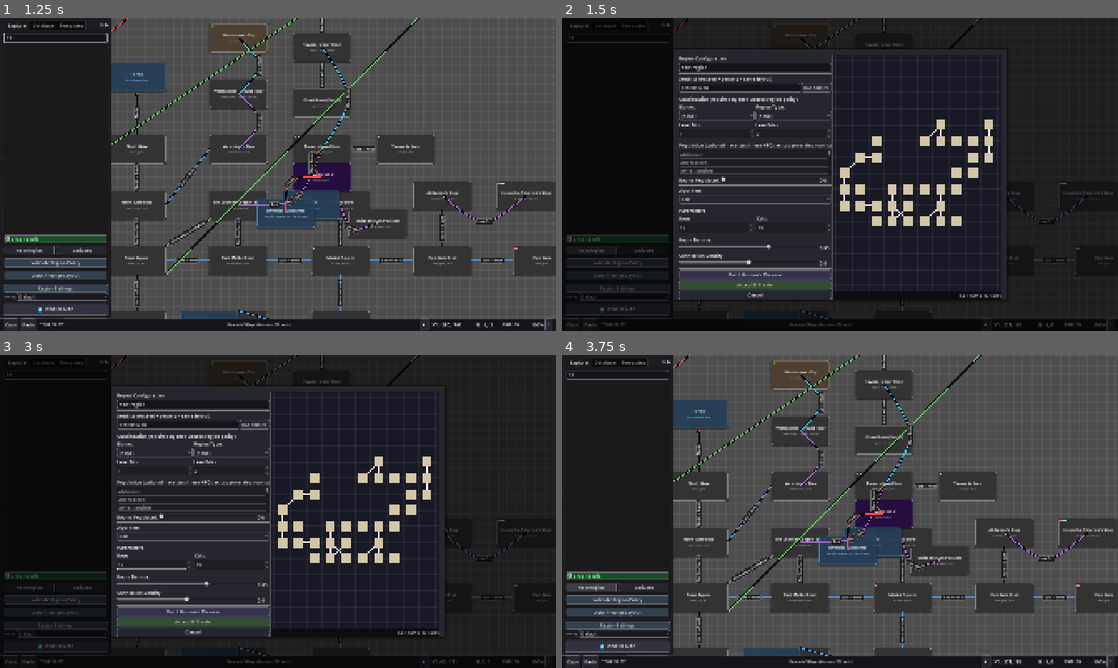
Above: before the commit, frames 1-4 (two rows, left to right).
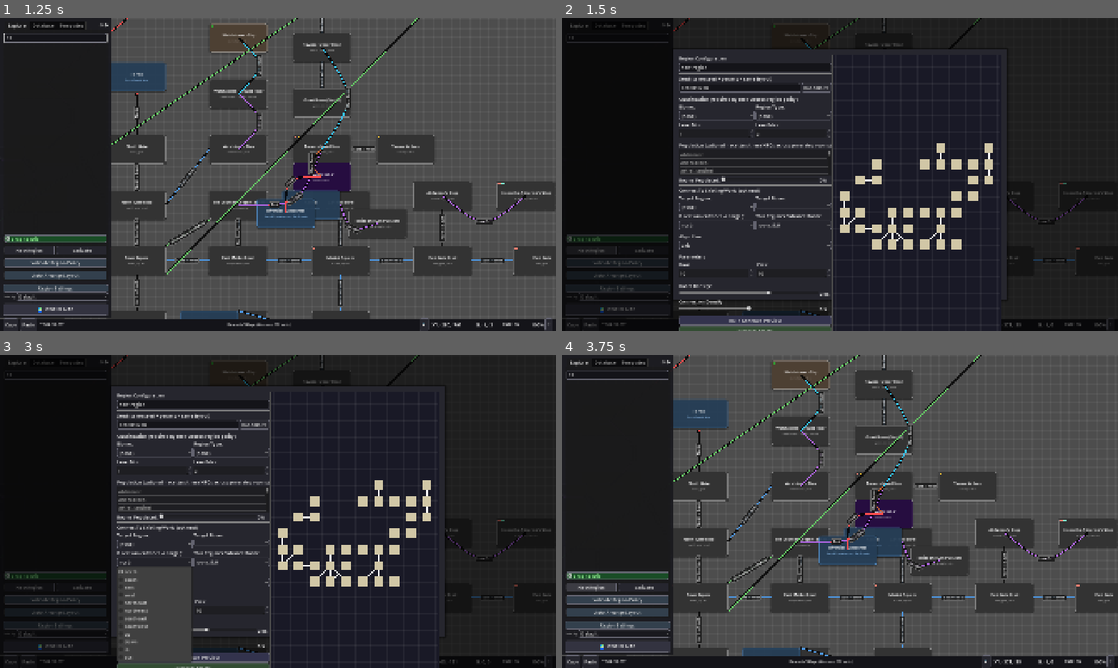
Above: after the commit, the same moments.

Repository: jbax-and-his-ai-pals/008-mud
Game: Godot game, scene res://scenes/Main.tscn
Two runs of this game, one before a commit and one after it. Both use one fixed random seed, a clock stepped at 60 frames per second and the inputs below.
Inputs (mouse positions are in pixels of both pictures, inside the frame that each line leads up to):
- Up to frame 1 (1.25 s): click (55, 36) at 0.52 s; type "12" at 0.6 s
- Up to frame 2 (1.5 s): click "New Region" at 1.25 s
- Up to frame 3 (3 s): click "Roll / Generate Preview" at 2 s; click (155, 561) at 2.75 s, where only the run after the commit has a clickable "north"
- Up to frame 4 (3.75 s): click "New Region" at 3.5 s

Frame 1 is identical in both runs. In frame 2, 9.8% of the frame differs, in the area x 21-79%, y 32-100%; in frame 3, 11%; in frame 4, nothing differs.

Commit message:
Wire a generated region's entrance into the world at creation time
Closes the last item from the "scale the world" plan: previously every
cross-region exit had to be dragged and confirmed by hand, one at a time,
after a region was already generated. CreatorModal gains an optional
"Connect To Existing World" section -- target region/room (cascading
dropdowns sourced from WorldManager.get_global_hierarchy(), refreshed
fresh every time the modal opens via a new request_open_creator_modal
signal), a direction, and which of the just-generated rooms is this
region's entrance.

The existing manual connection tool (ActionHandler.create_connection) only
handles true bidirectional linking for same-region exits -- it explicitly
skips the reciprocal write whenever the target is a different region,
leaving the other side to be added by hand. Since a real two-way stitch is
the entire point of doing this at creation time, Main.gd's new
_wire_entrance_connection writes both sides itself: the forward exit goes
straight into the new region's own room data before it's ever written to
disk, and the reciprocal exit is patched into the target -- read-modify-
write directly on its file (the same technique RegionManager's existing
rename-patching already uses), or, if that target happens to be the
region currently open in the editor, patched into its in-memory data and
saved immediately rather than merely marked dirty, since _create_region
switches the open region to the new one right after and a dirty-but-
unsaved edit would otherwise be silently lost with no pending save left to
catch it -- a real bug the verification script below caught before this
fix, not a hypothetical one.

Verified via the Godot 4.7.2 binary using a real Main scene instance
(instantiated and _ready() called directly, since a bare --script SceneTree
doesn't run node lifecycle callbacks the way add_child normally would):
the forward exit, the cross-file reciprocal patch, and the same-region
persist-immediately path all produce byte-correct exits/content on disk,
with the real town.json captured and restored exactly around the
same-region test. Full headless scene boot: zero script errors.
run_content_checks-equivalent region policy check on the editor's data
still passes clean.

Co-Authored-By: Claude Sonnet 5 <noreply@anthropic.com>

Diff:
--- a/mud-world-editor/scripts/core/Main.gd
+++ b/mud-world-editor/scripts/core/Main.gd
@@ -111,6 +111,7 @@
 	ui_mgr.request_load_region.connect(_load_region)
 	ui_mgr.request_validate.connect(func(): ui_mgr.show_validation_results(world_mgr.validate_world_links()))
 	ui_mgr.request_validate_region_policy.connect(_validate_region_policy)
+	ui_mgr.request_open_creator_modal.connect(func(): ui_mgr.creator_modal.set_target_options(world_mgr.get_global_hierarchy()))
 	ui_mgr.request_create_connection.connect(action_handler.create_connection)
 	ui_mgr.request_create_region.connect(_create_region)
 	ui_mgr.context_action.connect(action_handler.handle_context_action)
@@ -419,7 +420,12 @@
 		for npc_id in npc_ids: spawner["monster_types"][npc_id] = 1
 		_populate_rooms_with_npcs(rooms_data, npc_ids, density)
 
-	var new_data: Dictionary = { "region_id": name.replace(".json", ""), "description": "New region", "rooms": rooms_data }
+	var new_region_id: String = name.replace(".json", "")
+	var connect: Dictionary = region_meta.get("connect", {})
+	if not connect.is_empty():
+		_wire_entrance_connection(new_region_id, rooms_data, connect)
+
+	var new_data: Dictionary = { "region_id": new_region_id, "description": "New region", "rooms": rooms_data }
 	if not properties.is_empty(): new_data["properties"] = properties
 	if not spawner.is_empty(): new_data["spawner"] = spawner
 
@@ -444,6 +450,58 @@
 		if not room.has("initial_npcs"): room["initial_npcs"] = []
 		room["initial_npcs"].append({"template_id": npc_id, "instance_id": "%s_%s" % [npc_id, room_id]})
 		placed += 1
+
+# Wires the new region's chosen entrance room to an existing region/room in
+# both directions, so a generated region doesn't have to be stitched into
+# the world by hand afterward. The forward exit is written straight into
+# rooms_data (this region's own file, not yet on disk). The reciprocal exit
+# has to land in a *different* region's data -- if that region happens to
+# be the one currently open in the editor, patch region_mgr's in-memory
+# copy and mark it dirty (so an unsaved edit there isn't clobbered by a
+# direct file write, and the reciprocal exit is included whenever it's next
+# saved); otherwise read-modify-write its file directly, the same technique
+# RegionManager._patch_external_references already uses for rename-patching
+# other regions' files.
+func _wire_entrance_connection(new_region_id: String, rooms_data: Dictionary, connect: Dictionary):
+	var entrance_room: String = String(connect.get("entrance_room", ""))
+	var direction: String = String(connect.get("direction", ""))
+	var target_region: String = String(connect.get("target_region", ""))
+	var target_room: String = String(connect.get("target_room", ""))
+	if entrance_room == "" or direction == "" or target_region == "" or target_room == "": return
+	if not rooms_data.has(entrance_room): return
+
+	if not rooms_data[entrance_room].has("exits"): rooms_data[entrance_room]["exits"] = {}
+	rooms_data[entrance_room]["exits"][direction] = "%s:%s" % [target_region, target_room]
+
+	var inv_dir: String = Constants.INV_DIR_MAP.get(direction, "")
+	if inv_dir == "": return
+	var reciprocal_exit: String = "%s:%s" % [new_region_id, entrance_room]
+
+	if region_mgr.current_filename != "" and region_mgr.data.get("region_id", "") == target_region:
+		if region_mgr.data.get("rooms", {}).has(target_room):
+			if not region_mgr.data.rooms[target_room].has("exits"): region_mgr.data.rooms[target_room]["exits"] = {}
+			region_mgr.data.rooms[target_room]["exits"][inv_dir] = reciprocal_exit
+			region_mgr.mark_room_dirty(target_room)
+			# _create_region switches the open region to the newly created
+			# one right after this call returns, so an edit left merely
+			# "dirty" here would be silently discarded rather than waiting
+			# for a save that's never coming -- persist it immediately.
+			region_mgr.save_region()
+		return
+
+	var target_filename: String = String(world_mgr.get_global_hierarchy().get(target_region, {}).get("filename", ""))
+	if target_filename == "": return
+	var full_path: String = "res://data/regions/" + target_filename
+	var f = FileAccess.open(full_path, FileAccess.READ)
+	if not f: return
+	var json = JSON.new()
+	if json.parse(f.get_as_text()) != OK: return
+	var data = json.get_data()
+	if typeof(data) != TYPE_DICTIONARY or not data.get("rooms", {}).has(target_room): return
+	if not data["rooms"][target_room].has("exits"): data["rooms"][target_room]["exits"] = {}
+	data["rooms"][target_room]["exits"][inv_dir] = reciprocal_exit
+	var fw = FileAccess.open(full_path, FileAccess.WRITE)
+	if fw: fw.store_string(JSON.stringify(data, "\t"))
 
 func _validate_region_policy():
 	var project_root: String = ProjectSettings.globalize_path("res://")
--- a/mud-world-editor/scripts/ui/EditorUIManager.gd
+++ b/mud-world-editor/scripts/ui/EditorUIManager.gd
@@ -6,6 +6,7 @@
 signal request_jump_to_room(id)
 signal request_validate
 signal request_validate_region_policy
+signal request_open_creator_modal
 signal snap_toggled(is_on)
 signal request_create_connection(src, dir, target, twoway)
 signal request_create_region(name, room_data)
@@ -93,6 +94,7 @@
 	side_panel.request_select_db_entry.connect(func(t, id): request_select_db_entry.emit(t, id))
 	side_panel.request_auto_layout.connect(func(): request_auto_layout.emit())
 	side_panel.request_create_modal_open.connect(func():
+		request_open_creator_modal.emit()
 		creator_modal.show()
 		creator_modal.move_to_front()
 	)
--- a/mud-world-editor/scripts/ui/panels/CreatorModal.gd
+++ b/mud-world-editor/scripts/ui/panels/CreatorModal.gd
@@ -6,6 +6,7 @@
 
 var widgets: Dictionary = {}
 var _temp_generated_rooms: Dictionary = {}
+var _world_hierarchy: Dictionary = {}
 
 # UI Refs
 var window_panel: Panel
@@ -97,6 +98,32 @@
 	pop_hbox.add_child(widgets.population_density); pop_hbox.add_child(lbl_pop_val)
 	vbox.add_child(pop_hbox); vbox.add_child(HSeparator.new())
 
+	vbox.add_child(_lbl("Connect To Existing World (optional)"))
+	var conn_region_hbox = HBoxContainer.new()
+	var vb_creg = VBoxContainer.new(); vb_creg.size_flags_horizontal = 3
+	vb_creg.add_child(_lbl("Target Region:")); widgets.connect_region = OptionButton.new(); _apply_style(widgets.connect_region)
+	widgets.connect_region.item_selected.connect(_on_connect_region_changed)
+	vb_creg.add_child(widgets.connect_region)
+	conn_region_hbox.add_child(vb_creg)
+	var vb_crm = VBoxContainer.new(); vb_crm.size_flags_horizontal = 3
+	vb_crm.add_child(_lbl("Target Room:")); widgets.connect_room = OptionButton.new(); _apply_style(widgets.connect_room)
+	vb_crm.add_child(widgets.connect_room)
+	conn_region_hbox.add_child(vb_crm)
+	vbox.add_child(conn_region_hbox)
+
+	var conn_dir_hbox = HBoxContainer.new()
+	var vb_cdir = VBoxContainer.new(); vb_cdir.size_flags_horizontal = 3
+	vb_cdir.add_child(_lbl("Direction (entrance -> target):")); widgets.connect_direction = OptionButton.new(); _apply_style(widgets.connect_direction)
+	for d in ["north","south","east","west","northeast","northwest","southeast","southwest","up","down","in","out"]:
+		widgets.connect_direction.add_item(d)
+	vb_cdir.add_child(widgets.connect_direction)
+	conn_dir_hbox.add_child(vb_cdir)
+	var vb_entrance = VBoxContainer.new(); vb_entrance.size_flags_horizontal = 3
+	vb_entrance.add_child(_lbl("This Region's Entrance Room:")); widgets.entrance_room = OptionButton.new(); _apply_style(widgets.entrance_room)
+	vb_entrance.add_child(widgets.entrance_room)
+	conn_dir_hbox.add_child(vb_entrance)
+	vbox.add_child(conn_dir_hbox); vbox.add_child(HSeparator.new())
+
 	vbox.add_child(_lbl("Algorithm"))
 	widgets.algo = OptionButton.new()
 	var algos = ["Grid", "Maze", "Hub", "Crescent", "Ring", "Cavern", "Sector", "Highway", "Spiral", "Fractal", "River", "Target", "House", "Town", "City", "Castle"]
@@ -173,6 +200,34 @@
 func set_npc_options(npc_ids: Array):
 	widgets.npc_list.clear()
 	for npc_id in npc_ids: widgets.npc_list.add_item(npc_id)
+
+func set_target_options(hierarchy: Dictionary):
+	_world_hierarchy = hierarchy
+	widgets.connect_region.clear(); widgets.connect_region.add_item("(none)")
+	var region_ids: Array = hierarchy.keys(); region_ids.sort()
+	for rid in region_ids: widgets.connect_region.add_item(rid)
+	widgets.connect_room.clear()
+
+func _on_connect_region_changed(idx: int):
+	widgets.connect_room.clear()
+	if idx <= 0: return
+	var region_id = widgets.connect_region.get_item_text(idx)
+	var rooms: Dictionary = _world_hierarchy.get(region_id, {}).get("rooms", {})
+	var room_ids: Array = rooms.keys(); room_ids.sort()
+	for rid in room_ids:
+		widgets.connect_room.add_item("%s (%s)" % [rooms[rid], rid])
+		widgets.connect_room.set_item_metadata(widgets.connect_room.item_count - 1, rid)
+
+func _refresh_entrance_room_options():
+	var previously_selected := ""
+	if widgets.entrance_room.selected >= 0 and widgets.entrance_room.item_count > 0:
+		previously_selected = widgets.entrance_room.get_item_text(widgets.entrance_room.selected)
+	widgets.entrance_room.clear()
+	var room_ids: Array = _temp_generated_rooms.keys(); room_ids.sort()
+	for rid in room_ids: widgets.entrance_room.add_item(rid)
+	for i in range(widgets.entrance_room.item_count):
+		if widgets.entrance_room.get_item_text(i) == previously_selected:
+			widgets.entrance_room.select(i); break
 
 func _get_region_meta() -> Dictionary:
 	var meta: Dictionary = {}
@@ -184,6 +239,14 @@
 	for idx in widgets.npc_list.get_selected_items(): npc_ids.append(widgets.npc_list.get_item_text(idx))
 	meta["npc_ids"] = npc_ids
 	meta["population_density"] = widgets.population_density.value
+
+	if widgets.connect_region.selected > 0 and widgets.connect_room.selected >= 0 and widgets.entrance_room.selected >= 0 and widgets.connect_room.item_count > 0:
+		meta["connect"] = {
+			"target_region": widgets.connect_region.get_item_text(widgets.connect_region.selected),
+			"target_room": widgets.connect_room.get_item_metadata(widgets.connect_room.selected),
+			"direction": widgets.connect_direction.get_item_text(widgets.connect_direction.selected),
+			"entrance_room": widgets.entrance_room.get_item_text(widgets.entrance_room.selected),
+		}
 	return meta
 
 func _get_gen_params() -> Dictionary:
@@ -198,6 +261,7 @@
 	var params = _get_gen_params()
 	_temp_generated_rooms = RegionGenerator.generate(algo, params)
 	generator_preview.update_preview(_temp_generated_rooms)
+	_refresh_entrance_room_options()
 	var r_count = _temp_generated_rooms.size()
 	var c_count = 0
 	for rid in _temp_generated_rooms: c_count += _temp_generated_rooms[rid].get("exits", {}).size()
